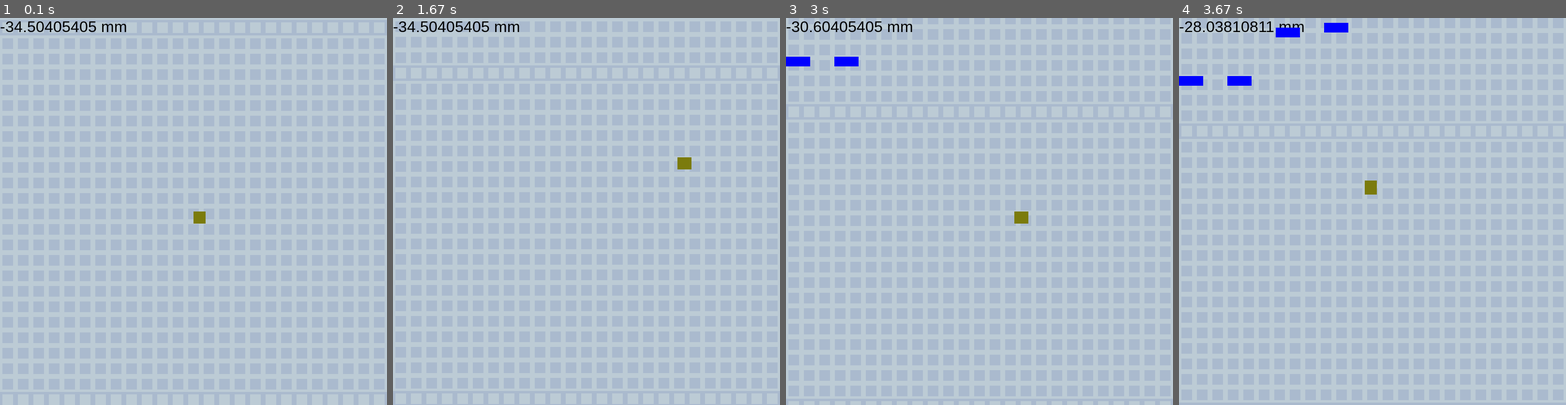
Above: before the commit, frames 1-4 (left to right).
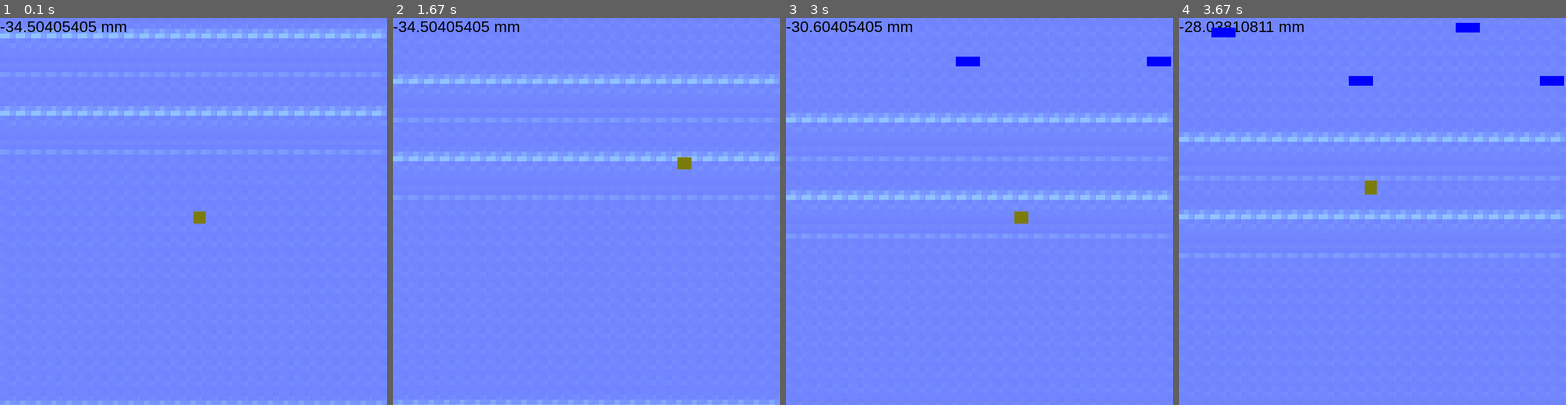
Above: after the commit, the same moments.

Repository: JeremyTubongbanua/nasa-space-apps-2023
Game: pygame game, started from platformer/game.py
Same seed, same stepped clock (60 frames per second), same inputs: the game is played once before the commit and once after it.
Inputs:
- Up to frame 1 (0.1 s): no input
- Up to frame 2 (1.67 s): hold Right 0.33-0.8 s; hold Up 0.83-1.3 s; hold Right from 1.33 s (still down)
- Up to frame 3 (3 s): release Right at 1.8 s; hold Left 1.83-2.37 s; hold Down 2.4-2.87 s; hold Left from 2.9 s (still down)
- Up to frame 4 (3.67 s): release Left at 3.37 s; hold Up from 3.4 s (still down)

The runs differ from the first frame. In frame 1, 100% of the frame differs, in the area x 0-100%, y 0-100%; in frame 2, 100%; in frame 3, 100%; in frame 4, 100%.

Commit message:
SHEEEESH

Diff:
--- a/platformer/game.py
+++ b/platformer/game.py
@@ -3,6 +3,7 @@
 from sprites.text import Text
 from playerClass import Player
 from platformClass import Platform
+import random
 
 
 def draw_tiles_background(window, tiles):
@@ -36,21 +37,43 @@
     current_water_level = water_levels[current_water_level_index]
 
     # platforms
+    # (count, x)
     platforms_t = [
-        (100, (0, 0)),
-        (100, (100, 0)),
-        (200, (200, 0)),
-        (210, (300, 0)),
-        (220, (300, 0)),
-        (900, (300, 0)),
-        (1000, (300, 0)),
-        (1000, (400, 0)),
-        (1100, (300, 0)),
-        (1100, (350, 0)),
-        (1200, (300, 0)),
-        (1200, (350, 0)),
-        (1300, (300, 0)),
-        (1400, (300, 0)),
+        (100, random.randint(0, 800)),
+        (100, random.randint(0, 800)),
+        (200, random.randint(0, 800)),
+        (210, random.randint(0, 800)),
+        (220, random.randint(0, 800)),
+        (900, random.randint(0, 800)),
+        (1000, random.randint(0, 800)),
+        (1000, random.randint(0, 800)),
+        (1100, random.randint(0, 800)),
+        (1100, random.randint(0, 800)),
+        (1200, random.randint(0, 800)),
+        (1200, random.randint(0, 800)),
+        (1300, random.randint(0, 800)),
+        (1400, random.randint(0, 800)),
+        (1500, random.randint(0, 800)),
+        (1600, random.randint(0, 800)),
+        (1700, random.randint(0, 800)),
+        (1800, random.randint(0, 800)),
+        (1900, random.randint(0, 800)),
+        (2000, random.randint(0, 800)),
+        (2100, random.randint(0, 800)),
+        (2200, random.randint(0, 800)),
+        (2300, random.randint(0, 800)),
+        (2400, random.randint(0, 800)),
+        (2500, random.randint(0, 800)),
+        (2600, random.randint(0, 800)),
+        (2700, random.randint(0, 800)),
+        (2800, random.randint(0, 800)),
+        (2900, random.randint(0, 800)),
+        (3000, random.randint(0, 800)),
+        (3100, random.randint(0, 800)),
+        (3200, random.randint(0, 800)),
+        (3300, random.randint(0, 800)),
+        (3400, random.randint(0, 800)),
+        (3500, random.randint(0, 800)),
     ]
     platforms = []
     c = 0
@@ -86,6 +109,8 @@
         text.tick(str(current_water_level) + ' mm')
         if text.counter >= text.frequency:
             current_water_level_index = current_water_level_index + 1
+            if current_water_level_index >= len(water_levels):
+                break
             current_water_level = water_levels[current_water_level_index]
 
         text2.tick(str())
@@ -98,9 +123,9 @@
         # Draw platforms
         print(c)
         for t in platforms_t:
-            count, (x, y) = t
+            count, x = t
             if c == count:
-                platform = Platform(x, y, 50, 20)
+                platform = Platform(x, 0, 50, 20)
                 platforms.append(platform)
 
         for platform in platforms:
@@ -130,8 +155,16 @@
         # Draw the player
         player.draw(window)
 
+        pygame.display.update()
 
-        pygame.display.update()
+    window.fill((255, 255, 255))
+
+    text = Text(WIDTH/2, HEIGHT/2, "GAME OVER", "Arial", 32, (0, 0, 0))
+    text.draw(window)
+
+    pygame.display.update()
+
+    pygame.time.delay(5000)
 
     pygame.quit()
 
--- a/platformer/sprites/tile.py
+++ b/platformer/sprites/tile.py
@@ -13,7 +13,7 @@
 
 class Tile(pygame.sprite.Sprite):
     COLOR = (255, 0, 0)
-    IMAGE = pygame.image.load(os.path.join("assets", "Blue.png"))
+    IMAGE = pygame.image.load(os.path.join("assets", "latest.png"))
 
     def __init__(self, x, y, width, height):
         super().__init__()
Binary file added: platformer/assets/latest.png
